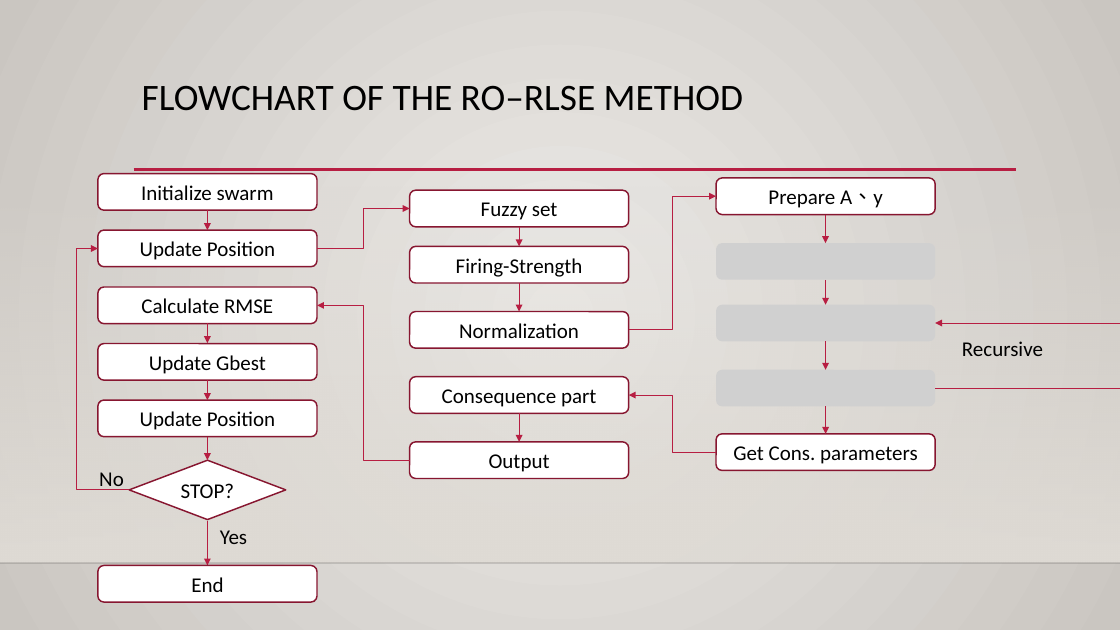
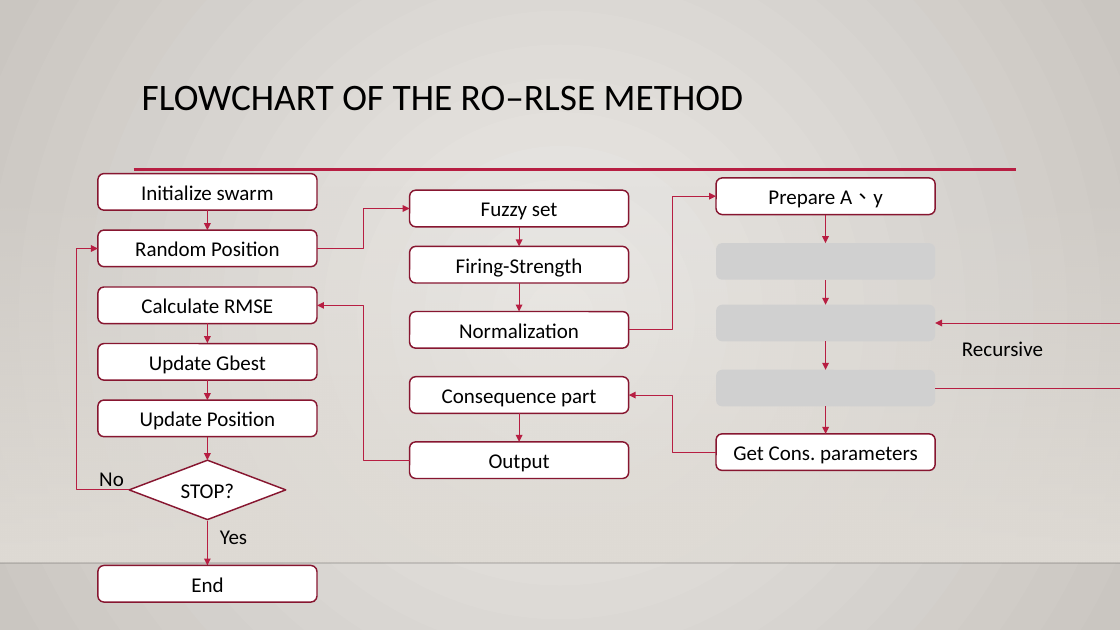
Before and after one commit to add11013/Matlab-AI, a slide deck: slide 13 of 0301_RO_VS_PSO/RO_VS_PSO.pptx (slide 14 before the commit). Drawn at 1120x630 pixels with LibreOffice and Linux fonts; fonts in the diff are those of the drawing; grey boxes stand for pictures; background and template pictures are left out. Boxes give left, top, right and bottom in pixels: in the first picture for what was removed or moved away, otherwise in the second. Text is boxed around its words. In the diff, an @@ line names an element or a change of style, - is before the commit and + after.

```diff
--- a/0301_RO_VS_PSO/RO_VS_PSO.pptx
+++ b/0301_RO_VS_PSO/RO_VS_PSO.pptx
@@ text in rounded rectangle at [135, 241, 279, 256]: text changed @@
-Update Position
+Random Position
```
Also in this commit, not shown: 9 other slides changed, 1 slide added, 1 slide removed, 3 other files.
